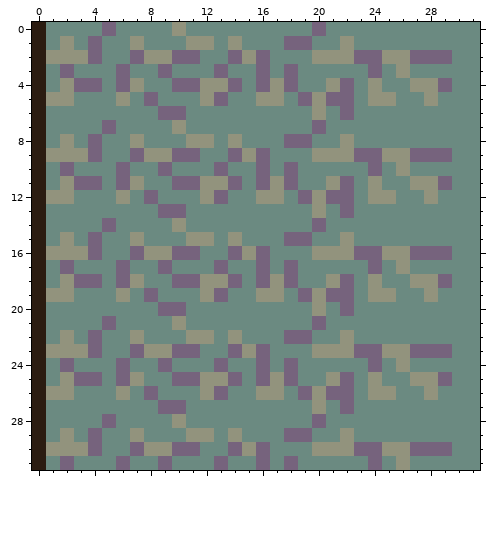
Pixel-art file -- assets/art/cc_level/tiles/T40_CC_Carpet_W_Concrete/T40_cc_full_carpet.aseprite. The picture above is the old version.
32x32 pixels, 1 frame.
The result:
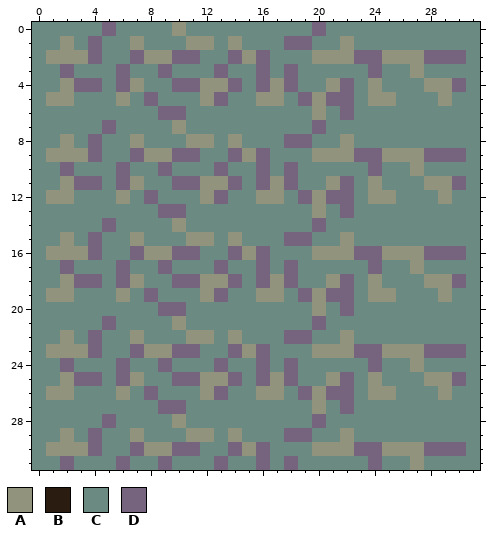
Palette (. is transparent): A #92937d  B #2b1c11  C #6b8a81  D #76637d
Change:
@@ x 0..31 @@
- 0 BCCCCDCCCCACCCCCCCCCDCCCCCCCCCCC
- 1 BCACDCCACCCAACACCCDDCCACCCCCCCCC
- 2 BAAADCCDAADDCCDADCCCAAADDAADDDCC
- 3 BCDCCCDCCDCCCDCCDCDCCCCCDCACCCCC
- 4 BCADDCDACCDDAADCDADCCADCACCAADCC
- 5 BAACCCACDCCCADCCAACDADDCAACCACCC
- 6 BCCCCCCCCDDCCCCCCCCCACDCCCCCCCCC
- 7 BCCCCDCCCCACCCCCCCCCDCCCCCCCCCCC
- 8 BCACDCCACCCAACACCCDDCCACCCCCCCCC
- 9 BAAADCCDAADDCCDADCCCAAADDAADDDCC
-10 BCDCCCDCCDCCCDCCDCDCCCCCDCACCCCC
-11 BCADDCDACCDDAADCDADCCADCACCAADCC
-12 BAACCCACDCCCADCCAACDADDCAACCACCC
-13 BCCCCCCCCDDCCCCCCCCCACDCCCCCCCCC
-14 BCCCCDCCCCACCCCCCCCCDCCCCCCCCCCC
-15 BCACDCCACCCAACACCCDDCCACCCCCCCCC
-16 BAAADCCDAADDCCDADCCCAAADDAADDDCC
-17 BCDCCCDCCDCCCDCCDCDCCCCCDCACCCCC
-18 BCADDCDACCDDAADCDADCCADCACCAADCC
-19 BAACCCACDCCCADCCAACDADDCAACCACCC
-20 BCCCCCCCCDDCCCCCCCCCACDCCCCCCCCC
-21 BCCCCDCCCCACCCCCCCCCDCCCCCCCCCCC
-22 BCACDCCACCCAACACCCDDCCACCCCCCCCC
-23 BAAADCCDAADDCCDADCCCAAADDAADDDCC
-24 BCDCCCDCCDCCCDCCDCDCCCCCDCACCCCC
-25 BCADDCDACCDDAADCDADCCADCACCAADCC
-26 BAACCCACDCCCADCCAACDADDCAACCACCC
-27 BCCCCCCCCDDCCCCCCCCCACDCCCCCCCCC
-28 BCCCCDCCCCACCCCCCCCCDCCCCCCCCCCC
-29 BCACDCCACCCAACACCCDDCCACCCCCCCCC
-30 BAAADCCDAADDCCDADCCCAAADDAADDDCC
-31 BCDCCCDCCDCCCDCCDCDCCCCCDCACCCCC
+ 0 CCCCCDCCCCACCCCCCCCCDCCCCCCCCCCC
+ 1 CCACDCCACCCAACACCCDDCCACCCCCCCCC
+ 2 CAAADCCDAADDCCDADCCCAAADDAAADDDC
+ 3 CCDCCCDCCDCCCDCCDCDCCCCCDCCACCCC
+ 4 CCADDCDACCDDAADCDADCCADCACCCAADC
+ 5 CAACCCACDCCCADCCAACDADDCAACCCACC
+ 6 CCCCCCCCCDDCCCCCCCCCACDCCCCCCCCC
+ 7 CCCCCDCCCCACCCCCCCCCDCCCCCCCCCCC
+ 8 CCACDCCACCCAACACCCDDCCACCCCCCCCC
+ 9 CAAADCCDAADDCCDADCCCAAADDAAADDDC
+10 CCDCCCDCCDCCCDCCDCDCCCCCDCCACCCC
+11 CCADDCDACCDDAADCDADCCADCACCCAADC
+12 CAACCCACDCCCADCCAACDADDCAACCCACC
+13 CCCCCCCCCDDCCCCCCCCCACDCCCCCCCCC
+14 CCCCCDCCCCACCCCCCCCCDCCCCCCCCCCC
+15 CCACDCCACCCAACACCCDDCCACCCCCCCCC
+16 CAAADCCDAADDCCDADCCCAAADDAAADDDC
+17 CCDCCCDCCDCCCDCCDCDCCCCCDCCACCCC
+18 CCADDCDACCDDAADCDADCCADCACCCAADC
+19 CAACCCACDCCCADCCAACDADDCAACCCACC
+20 CCCCCCCCCDDCCCCCCCCCACDCCCCCCCCC
+21 CCCCCDCCCCACCCCCCCCCDCCCCCCCCCCC
+22 CCACDCCACCCAACACCCDDCCACCCCCCCCC
+23 CAAADCCDAADDCCDADCCCAAADDAAADDDC
+24 CCDCCCDCCDCCCDCCDCDCCCCCDCCACCCC
+25 CCADDCDACCDDAADCDADCCADCACCCAADC
+26 CAACCCACDCCCADCCAACDADDCAACCCACC
+27 CCCCCCCCCDDCCCCCCCCCACDCCCCCCCCC
+28 CCCCCDCCCCACCCCCCCCCDCCCCCCCCCCC
+29 CCACDCCACCCAACACCCDDCCACCCCCCCCC
+30 CAAADCCDAADDCCDADCCCAAADDAAADDDC
+31 CCDCCCDCCDCCCDCCDCDCCCCCDCCACCCC
